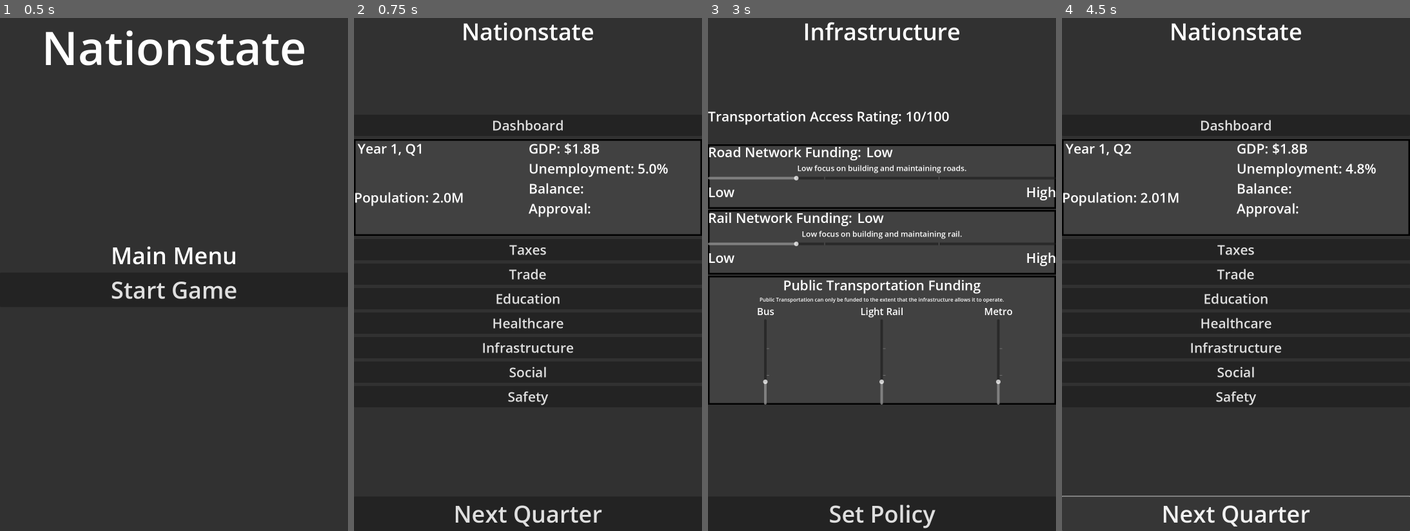
Above: before the commit, frames 1-4 (left to right).
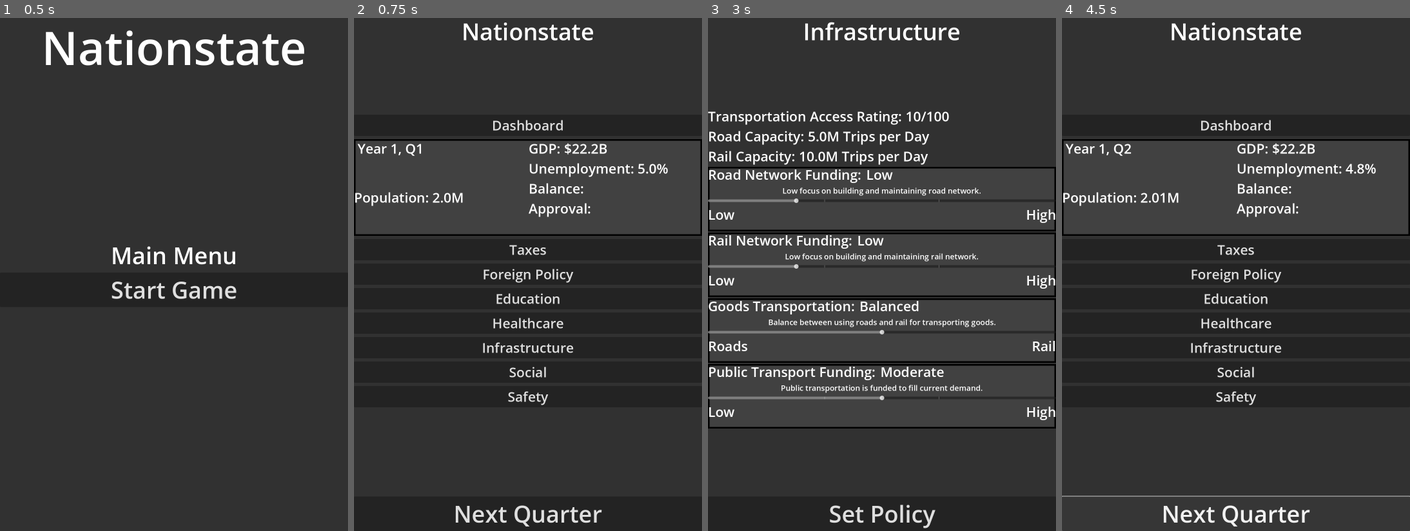
Above: after the commit, the same moments.

Repository: 7dylan7anderson7/Nationstate
Game: Godot game, scene res://scenes/MainMenu.tscn
Two runs of this game, one before a commit and one after it. Both use one fixed random seed, a clock stepped at 60 frames per second and the inputs below.
Inputs:
- Up to frame 1 (0.5 s): no input
- Up to frame 2 (0.75 s): click "Start Game" at 0.5 s
- Up to frame 3 (3 s): click "Trade" (after the commit: "Foreign Policy") at 1.25 s; click "Set Policy" at 2 s; click "Infrastructure" at 2.75 s
- Up to frame 4 (4.5 s): click "Set Policy" at 3.5 s; click "Next Quarter" at 4.25 s

Frame 1 is identical in both runs. In frame 2, 0.4% of the frame differs, in the area x 37-73%, y 24-52%; in frame 3, 13%, in the area x 0-100%, y 21-81%; in frame 4, 0.4%.

Commit message:
Implemented a basic infrastructure system

Diff:
--- a/project/project.godot
+++ b/project/project.godot
@@ -19,6 +19,7 @@
 
 GameState="*res://scripts/GameState.gd"
 EconomySystem="*res://scripts/systems/EconomySystem.gd"
+InfrastructureSystem="*res://scripts/systems/InfrastructureSystem.gd"
 
 [display]
 
--- a/project/scenes/InfrastructureControls.tscn
+++ b/project/scenes/InfrastructureControls.tscn
@@ -18,14 +18,6 @@
 border_width_bottom = 5
 border_color = Color(0, 0, 0, 1)
 
-[sub_resource type="StyleBoxFlat" id="StyleBoxFlat_x378a"]
-bg_color = Color(0.25490198, 0.25490198, 0.25490198, 1)
-border_width_left = 5
-border_width_top = 5
-border_width_right = 5
-border_width_bottom = 5
-border_color = Color(0, 0, 0, 1)
-
 [node name="Control" type="Control"]
 layout_mode = 3
 anchors_preset = 15
@@ -72,9 +64,13 @@
 
 [node name="RoadNetworkLabel" type="Label" parent="VBoxContainer"]
 layout_mode = 2
+theme_override_font_sizes/font_size = 42
+text = "Road Capacity: 5M Trips per Day"
 
 [node name="RailNetworkLabel" type="Label" parent="VBoxContainer"]
 layout_mode = 2
+theme_override_font_sizes/font_size = 42
+text = "Rail Capacity: 10M Trips per Day"
 
 [node name="RoadPanel" type="Panel" parent="VBoxContainer"]
 custom_minimum_size = Vector2(50, 200)
@@ -108,7 +104,7 @@
 [node name="RoadDescriptionLabel" type="Label" parent="VBoxContainer/RoadPanel/VBoxContainer"]
 layout_mode = 2
 theme_override_font_sizes/font_size = 24
-text = "Low focus on building and maintaining roads."
+text = "Low focus on building and maintaining road network."
 horizontal_alignment = 1
 
 [node name="RoadHSlider" type="HSlider" parent="VBoxContainer/RoadPanel/VBoxContainer"]
@@ -167,7 +163,7 @@
 [node name="RailDescriptionLabel" type="Label" parent="VBoxContainer/RailPanel/VBoxContainer2"]
 layout_mode = 2
 theme_override_font_sizes/font_size = 24
-text = "Low focus on building and maintaining rail."
+text = "Low focus on building and maintaining rail network."
 horizontal_alignment = 1
 
 [node name="RailHSlider" type="HSlider" parent="VBoxContainer/RailPanel/VBoxContainer2"]
@@ -194,90 +190,123 @@
 theme_override_font_sizes/font_size = 42
 text = "High"
 
-[node name="TransportationPanel" type="Panel" parent="VBoxContainer"]
-custom_minimum_size = Vector2(50, 400)
-layout_mode = 2
-theme_override_styles/panel = SubResource("StyleBoxFlat_x378a")
-
-[node name="VBoxContainer" type="VBoxContainer" parent="VBoxContainer/TransportationPanel"]
-layout_mode = 1
-anchors_preset = 15
-anchor_right = 1.0
-anchor_bottom = 1.0
-grow_horizontal = 2
-grow_vertical = 2
-
-[node name="PublicTransportationLabel" type="Label" parent="VBoxContainer/TransportationPanel/VBoxContainer"]
-layout_mode = 2
-theme_override_font_sizes/font_size = 42
-text = "Public Transportation Funding"
-horizontal_alignment = 1
-
-[node name="PTDescriptLabel" type="Label" parent="VBoxContainer/TransportationPanel/VBoxContainer"]
-layout_mode = 2
-text = "Public Transportation can only be funded to the extent that the infrastructure allows it to operate."
-horizontal_alignment = 1
-
-[node name="HBoxContainer" type="HBoxContainer" parent="VBoxContainer/TransportationPanel/VBoxContainer"]
-layout_mode = 2
-size_flags_vertical = 3
-
-[node name="BusVBoxContainer" type="VBoxContainer" parent="VBoxContainer/TransportationPanel/VBoxContainer/HBoxContainer"]
+[node name="GoodsPanel" type="Panel" parent="VBoxContainer"]
+custom_minimum_size = Vector2(50, 200)
+layout_mode = 2
+theme_override_styles/panel = SubResource("StyleBoxFlat_7q5ul")
+
+[node name="VBoxContainer2" type="VBoxContainer" parent="VBoxContainer/GoodsPanel"]
+layout_mode = 1
+anchors_preset = 14
+anchor_top = 0.5
+anchor_right = 1.0
+anchor_bottom = 0.5
+offset_top = -105.5
+offset_bottom = 105.5
+grow_horizontal = 2
+grow_vertical = 2
+
+[node name="HBoxContainer2" type="HBoxContainer" parent="VBoxContainer/GoodsPanel/VBoxContainer2"]
+layout_mode = 2
+
+[node name="SelectedGoodsLabel" type="Label" parent="VBoxContainer/GoodsPanel/VBoxContainer2/HBoxContainer2"]
+layout_mode = 2
+theme_override_font_sizes/font_size = 42
+text = "Goods Transportation: "
+
+[node name="GoodsNameLabel" type="Label" parent="VBoxContainer/GoodsPanel/VBoxContainer2/HBoxContainer2"]
+layout_mode = 2
+theme_override_font_sizes/font_size = 42
+text = "Balanced"
+
+[node name="GoodsDescriptionLabel" type="Label" parent="VBoxContainer/GoodsPanel/VBoxContainer2"]
+layout_mode = 2
+theme_override_font_sizes/font_size = 24
+text = "Balance between using roads and rail for transporting goods."
+horizontal_alignment = 1
+
+[node name="GoodsHSlider" type="HSlider" parent="VBoxContainer/GoodsPanel/VBoxContainer2"]
+custom_minimum_size = Vector2(0, 20)
 layout_mode = 2
 size_flags_horizontal = 3
-
-[node name="BusLabel" type="Label" parent="VBoxContainer/TransportationPanel/VBoxContainer/HBoxContainer/BusVBoxContainer"]
-layout_mode = 2
-theme_override_font_sizes/font_size = 30
-text = "Bus"
-horizontal_alignment = 1
-
-[node name="BusVSlider" type="VSlider" parent="VBoxContainer/TransportationPanel/VBoxContainer/HBoxContainer/BusVBoxContainer"]
-custom_minimum_size = Vector2(20, 0)
-layout_mode = 2
-size_flags_horizontal = 4
-size_flags_vertical = 3
+size_flags_vertical = 4
+max_value = 2.0
+value = 1.0
+tick_count = 2
+ticks_position = 3
+
+[node name="HBoxContainer" type="HBoxContainer" parent="VBoxContainer/GoodsPanel/VBoxContainer2"]
+layout_mode = 2
+
+[node name="GoodsPublicLabel" type="Label" parent="VBoxContainer/GoodsPanel/VBoxContainer2/HBoxContainer"]
+layout_mode = 2
+theme_override_font_sizes/font_size = 42
+text = "Roads"
+
+[node name="GoodsPrivateLabel" type="Label" parent="VBoxContainer/GoodsPanel/VBoxContainer2/HBoxContainer"]
+layout_mode = 2
+size_flags_horizontal = 10
+theme_override_font_sizes/font_size = 42
+text = "Rail"
+
+[node name="PublicTransportPanel" type="Panel" parent="VBoxContainer"]
+custom_minimum_size = Vector2(50, 200)
+layout_mode = 2
+theme_override_styles/panel = SubResource("StyleBoxFlat_7q5ul")
+
+[node name="VBoxContainer2" type="VBoxContainer" parent="VBoxContainer/PublicTransportPanel"]
+layout_mode = 1
+anchors_preset = 14
+anchor_top = 0.5
+anchor_right = 1.0
+anchor_bottom = 0.5
+offset_top = -105.5
+offset_bottom = 105.5
+grow_horizontal = 2
+grow_vertical = 2
+
+[node name="HBoxContainer2" type="HBoxContainer" parent="VBoxContainer/PublicTransportPanel/VBoxContainer2"]
+layout_mode = 2
+
+[node name="SelectedPTLabel" type="Label" parent="VBoxContainer/PublicTransportPanel/VBoxContainer2/HBoxContainer2"]
+layout_mode = 2
+theme_override_font_sizes/font_size = 42
+text = "Public Transport Funding: "
+
+[node name="PTNameLabel" type="Label" parent="VBoxContainer/PublicTransportPanel/VBoxContainer2/HBoxContainer2"]
+layout_mode = 2
+theme_override_font_sizes/font_size = 42
+text = "Moderate"
+
+[node name="PTDescriptionLabel" type="Label" parent="VBoxContainer/PublicTransportPanel/VBoxContainer2"]
+layout_mode = 2
+theme_override_font_sizes/font_size = 24
+text = "Public transportation is funded to fill current demand."
+horizontal_alignment = 1
+
+[node name="PTHSlider" type="HSlider" parent="VBoxContainer/PublicTransportPanel/VBoxContainer2"]
+custom_minimum_size = Vector2(0, 20)
+layout_mode = 2
+size_flags_horizontal = 3
+size_flags_vertical = 4
 max_value = 4.0
-value = 1.0
+value = 2.0
 tick_count = 4
-
-[node name="LightrailVBoxContainer" type="VBoxContainer" parent="VBoxContainer/TransportationPanel/VBoxContainer/HBoxContainer"]
-layout_mode = 2
-size_flags_horizontal = 3
-
-[node name="LightrailLabel" type="Label" parent="VBoxContainer/TransportationPanel/VBoxContainer/HBoxContainer/LightrailVBoxContainer"]
-layout_mode = 2
-theme_override_font_sizes/font_size = 30
-text = "Light Rail"
-horizontal_alignment = 1
-
-[node name="LightrailVSlider" type="VSlider" parent="VBoxContainer/TransportationPanel/VBoxContainer/HBoxContainer/LightrailVBoxContainer"]
-custom_minimum_size = Vector2(20, 0)
-layout_mode = 2
-size_flags_horizontal = 4
-size_flags_vertical = 3
-max_value = 4.0
-value = 1.0
-tick_count = 4
-
-[node name="MetroVBoxContainer" type="VBoxContainer" parent="VBoxContainer/TransportationPanel/VBoxContainer/HBoxContainer"]
-layout_mode = 2
-size_flags_horizontal = 3
-
-[node name="MetroLabel" type="Label" parent="VBoxContainer/TransportationPanel/VBoxContainer/HBoxContainer/MetroVBoxContainer"]
-layout_mode = 2
-theme_override_font_sizes/font_size = 30
-text = "Metro"
-horizontal_alignment = 1
-
-[node name="MetroVSlider" type="VSlider" parent="VBoxContainer/TransportationPanel/VBoxContainer/HBoxContainer/MetroVBoxContainer"]
-custom_minimum_size = Vector2(20, 0)
-layout_mode = 2
-size_flags_horizontal = 4
-size_flags_vertical = 3
-max_value = 4.0
-value = 1.0
-tick_count = 4
+ticks_position = 3
+
+[node name="HBoxContainer" type="HBoxContainer" parent="VBoxContainer/PublicTransportPanel/VBoxContainer2"]
+layout_mode = 2
+
+[node name="PTLowLabel" type="Label" parent="VBoxContainer/PublicTransportPanel/VBoxContainer2/HBoxContainer"]
+layout_mode = 2
+theme_override_font_sizes/font_size = 42
+text = "Low"
+
+[node name="PTHighLabel" type="Label" parent="VBoxContainer/PublicTransportPanel/VBoxContainer2/HBoxContainer"]
+layout_mode = 2
+size_flags_horizontal = 10
+theme_override_font_sizes/font_size = 42
+text = "High"
 
 [node name="SetInfrastructurePolicyButton" type="Button" parent="."]
 layout_mode = 1
@@ -291,4 +320,8 @@
 theme_override_font_sizes/font_size = 72
 text = "Set Policy"
 
+[connection signal="value_changed" from="VBoxContainer/RoadPanel/VBoxContainer/RoadHSlider" to="." method="_on_road_h_slider_value_changed"]
+[connection signal="value_changed" from="VBoxContainer/RailPanel/VBoxContainer2/RailHSlider" to="." method="_on_rail_h_slider_value_changed"]
+[connection signal="value_changed" from="VBoxContainer/GoodsPanel/VBoxContainer2/GoodsHSlider" to="." method="_on_goods_h_slider_value_changed"]
+[connection signal="value_changed" from="VBoxContainer/PublicTransportPanel/VBoxContainer2/PTHSlider" to="." method="_on_pth_slider_value_changed"]
 [connection signal="pressed" from="SetInfrastructurePolicyButton" to="." method="_on_set_infrastructure_policy_button_pressed"]
--- a/project/scenes/Main.tscn
+++ b/project/scenes/Main.tscn
@@ -125,7 +125,7 @@
 layout_mode = 2
 size_flags_horizontal = 3
 theme_override_font_sizes/font_size = 42
-text = "Trade"
+text = "Foreign Policy"
 
 [node name="EducationButton" type="Button" parent="VBoxContainer"]
 layout_mode = 2
--- a/project/scripts/GameState.gd
+++ b/project/scripts/GameState.gd
@@ -23,6 +23,16 @@
 var insurance_policy
 var research_policy
 
+#Variables to hold infrastructure policy options
+var road_policy_index = 1
+var rail_policy_index = 1
+var goods_policy_index = 1
+var pt_policy_index = 2
+var road_policy
+var rail_policy
+var goods_policy
+var pt_policy
+
 func next_quarter():
 	quarter += 1
 	if quarter > 4:
--- a/project/scripts/InfrastructureControls.gd
+++ b/project/scripts/InfrastructureControls.gd
@@ -1,12 +1,185 @@
 extends Control
 
+#Road funding node variables
+@onready var road_slider: HSlider = $VBoxContainer/RoadPanel/VBoxContainer/RoadHSlider
+@onready var road_description_label: Label = $VBoxContainer/RoadPanel/VBoxContainer/RoadDescriptionLabel
+@onready var road_name_label: Label = $VBoxContainer/RoadPanel/VBoxContainer/HBoxContainer2/RoadNameLabel
+@onready var road_network_label: Label = $VBoxContainer/RoadNetworkLabel
+
+#Rail funding node variables
+@onready var rail_slider: HSlider = $VBoxContainer/RailPanel/VBoxContainer2/RailHSlider
+@onready var rail_description_label: Label = $VBoxContainer/RailPanel/VBoxContainer2/RailDescriptionLabel
+@onready var rail_name_label: Label = $VBoxContainer/RailPanel/VBoxContainer2/HBoxContainer2/RailNameLabel
+@onready var rail_network_label: Label = $VBoxContainer/RailNetworkLabel
+
+#Goods transportation preferrence node variables
+@onready var goods_slider: HSlider = $VBoxContainer/GoodsPanel/VBoxContainer2/GoodsHSlider
+@onready var goods_description_label: Label = $VBoxContainer/GoodsPanel/VBoxContainer2/GoodsDescriptionLabel
+@onready var goods_name_label: Label = $VBoxContainer/GoodsPanel/VBoxContainer2/HBoxContainer2/GoodsNameLabel
+
+#Public transportation funding node variables
+@onready var pt_slider: HSlider = $VBoxContainer/PublicTransportPanel/VBoxContainer2/PTHSlider
+@onready var pt_description_label: Label = $VBoxContainer/PublicTransportPanel/VBoxContainer2/PTDescriptionLabel
+@onready var pt_name_label: Label = $VBoxContainer/PublicTransportPanel/VBoxContainer2/HBoxContainer2/PTNameLabel
+
+#Dictionary for road funding policies
+const RoadPolicies = [
+	{
+		"name": "Minimal",
+		"description": "Minimal funding for expanding and maintaining road network.",
+	},
+	{
+		"name": "Low",
+		"description": "Low focus on building and maintaining road network.",
+	},
+	{
+		"name": "Moderate",
+		"description": "Moderate focus on building and maintaining road network.",
+	},
+	{
+		"name": "High",
+		"description": "High focus on building and maintaing road network",
+	},
+	{
+		"name": "Maximum",
+		"description": "Maximum funding for expanding and maintaining road network.",
+	}
+]
+
+#Dictionary for rail funding policies
+const RailPolicies = [
+	{
+		"name": "Minimal",
+		"description": "Minimal funding for expanding and maintaining rail network.",
+	},
+	{
+		"name": "Low",
+		"description": "Low focus on building and maintaining rail network.",
+	},
+	{
+		"name": "Moderate",
+		"description": "Moderate focus on building and maintaining rail network.",
+	},
+	{
+		"name": "High",
+		"description": "High focus on building and maintaing rail network",
+	},
+	{
+		"name": "Maximum",
+		"description": "Maximum funding for expanding and maintaining rail network.",
+	}
+]
+
+const GoodsPolicies = [
+	{
+		"name": "Prefer Roads",
+		"description": "Prefer using road network for goods transportation.",
+	},
+	{
+		"name": "Balanced",
+		"description": "Balance between using roads and rail for transporting goods.",
+	},
+	{
+		"name": "Prefer Rail",
+		"description": "Prefer using rail network for goods transportation.",
+	}
+]
+
+#Dictionary for public transportation funding policies
+const PTPolicies = [
+	{
+		"name": "Minimal",
+		"description": "Public transportation is not available.",
+	},
+	{
+		"name": "Low",
+		"description": "Funding is low and only provides essential services.",
+	},
+	{
+		"name": "Moderate",
+		"description": "Public transportation is funded to fill current demand.",
+	},
+	{
+		"name": "High",
+		"description": "Funding is slightly above demand improving system usability.",
+	},
+	{
+		"name": "Maximum",
+		"description": "Public transportation is funded to extent that infrastructure allows.",
+	}
+]
+
+#Function for updating road funding policy
+func update_road(value: int):
+	var roadpolicy = RoadPolicies[value]
+	road_description_label.text = roadpolicy["description"]
+	road_name_label.text = roadpolicy["name"]
+	GameState.road_policy_index = value
+	GameState.road_policy = roadpolicy
+	InfrastructureSystem.road_funding = value
+	road_slider.value = value
+	road_network_label.text = "Road Capacity: %sM Trips per Day" % [snapped(InfrastructureSystem.road_network, 0.1)]
+
+#Function for updating rail funding policy
+func update_rail(value: int):
+	var railpolicy = RailPolicies[value]
+	rail_description_label.text = railpolicy["description"]
+	rail_name_label.text = railpolicy["name"]
+	GameState.rail_policy_index = value
+	GameState.rail_policy = railpolicy
+	InfrastructureSystem.rail_funding = value
+	rail_slider.value = value
+	rail_network_label.text = "Rail Capacity: %sM Trips per Day" % [snapped(InfrastructureSystem.rail_network, 0.1)]
+
+#Function for updating goods transportation preferrence policy
+func update_goods(value: int):
+	var goodspolicy = GoodsPolicies[value]
+	goods_description_label.text = goodspolicy["description"]
+	goods_name_label.text = goodspolicy["name"]
+	GameState.goods_policy_index = value
+	GameState.goods_policy = goodspolicy
+	#Set goods transportation variables in Infrastrucutre System
+	if value == 0:
+		InfrastructureSystem.prefer_roads = true
+		InfrastructureSystem.prefer_balanced = false
+		InfrastructureSystem.prefer_rail = false
+	elif value == 1:
+		InfrastructureSystem.prefer_roads = false
+		InfrastructureSystem.prefer_balanced = true
+		InfrastructureSystem.prefer_rail = false
+	else:
+		InfrastructureSystem.prefer_roads = false
+		InfrastructureSystem.prefer_balanced = false
+		InfrastructureSystem.prefer_rail = true
+	goods_slider.value = value
+
+func update_pt(value: int):
+	var ptpolicy = PTPolicies[value]
+	pt_description_label.text = ptpolicy["description"]
+	pt_name_label.text = ptpolicy["name"]
+	GameState.pt_policy_index = value
+	GameState.pt_policy = ptpolicy
+	InfrastructureSystem.pt_funding = value
+	pt_slider.value = value
+
+func _on_road_h_slider_value_changed(value: float) -> void:
+	update_road(value)
+
+func _on_rail_h_slider_value_changed(value: float) -> void:
+	update_rail(value)
+
+func _on_goods_h_slider_value_changed(value: float) -> void:
+	update_goods(value)
+
+func _on_pth_slider_value_changed(value: float) -> void:
+	update_pt(value)
 
 # Called when the node enters the scene tree for the first time.
 func _ready() -> void:
-	pass # Replace with function body.
-
-
-
+	update_road(GameState.road_policy_index)
+	update_rail(GameState.rail_policy_index)
+	update_goods(GameState.goods_policy_index)
+	update_pt(GameState.pt_policy_index)
 
 func _on_set_infrastructure_policy_button_pressed() -> void:
 	get_tree().change_scene_to_file("res://scenes/Main.tscn")
--- a/project/scripts/Main.gd
+++ b/project/scripts/Main.gd
@@ -17,10 +17,10 @@
 	population_label.text = "Population: %sM" % [snapped(EconomySystem.population, 0.01)]
 	unemployment_label.text = "Unemployment: %s%%" % [snapped(EconomySystem.flux_unemployment, 0.1)]
 
-
 func _on_next_quarter_button_pressed() -> void:
 	GameState.next_quarter()
 	EconomySystem.update_economy()
+	InfrastructureSystem.update_infrastructure()
 	update_labels()
 
 #Functionality for Trade button
--- a/project/scripts/systems/EconomySystem.gd
+++ b/project/scripts/systems/EconomySystem.gd
@@ -4,9 +4,10 @@
 var RNG = RandomNumberGenerator.new()
 
 #GDP variable declarations
-var domestic_GDP: float = 1.5 #Domestic GDP in billions of dollars
+var domestic_GDP: float = 18.5 #Domestic GDP in billions of dollars
 var trade_GDP: float #GDP from trade determined using the trade modifier
 var total_GDP: float #In billions of dollars
+var percapita_GDP: float
 
 #Variable declarations with values for game start
 var population: float = 2 #In millions of people
@@ -14,9 +15,7 @@
 var flux_unemployment = unemployment #Used to simulate slight fluxuations in unemployment from baseline every quarter
 var literacy: float = 40 #In percentage points
 var SOL: int = 30 #Standard of living rating on a scale of 1-100
-var transport_access: float = 10 #Transportation access rating on a scale of 1-100
 var class_dict = {"working": 90, "middle": 0, "elite": 10} #Dictionary of percentage of population in each class
-var urban_dict = {"urban": 40, "suburban": 10, "rural": 50} #Dictionary of percentage of urban population
 
 #Modifier variables set as defaults that are affected by political decisions
 var inflation: float = .02 #Inflation percentage as a multiplier
@@ -56,6 +55,9 @@
 	trade_GDP = (domestic_GDP * trade)
 	total_GDP = domestic_GDP + trade_GDP
 
+func calcualte_percapita_GDP():
+	percapita_GDP = total_GDP / population #In Thousands of dollars per citizen
+
 func inflict_inflation():
 	domestic_GDP = domestic_GDP + (domestic_GDP * (inflation/4))
 
@@ -65,4 +67,5 @@
 	modify_literacy()
 	calculate_employment()
 	calculate_GDP()
+	calcualte_percapita_GDP()
 	inflict_inflation()
--- /dev/null
+++ b/project/scripts/systems/InfrastructureSystem.gd
@@ -0,0 +1,104 @@
+extends Node
+
+#Infrastructure variable declarations
+var infra_gdp_modifier: float = 1 #GDP modifier based on infrastructure
+var urban_dict = {"urban": 90, "suburban": 10} #Dictionary of percentage of urban population in cities
+var transport_access: float = 10 #Transportation access rating on a scale of 1-100
+var citizen_transport_demand: float = 10 #Transportation demand for citizens in millions of trips per day
+var goods_transport_demand: float = 10 #Transportation demand for goods in millions of trips per day
+
+#Network variables
+var road_funding: float = 1 #Road funding level on a scale of 0-4
+var road_network: float = 5 #Road network rating in millions of trips it can handle per day
+var road_usage: float = 50 #Road network usage as a percentage
+var rail_funding: float = 1 #Rail funding level on a scale of 0-4
+var rail_network: float = 10 #Rail network rating in millions of trips it can handle per day
+var rail_usage: float = 95 #Rail network usage as a percentage
+
+#Citizen transportation variables
+var pt_funding: float = 2
+
+#Goods transportation variables
+var prefer_balanced: bool = true #Transportation is decided based on availablility
+var prefer_roads: bool = false #Roads are preferred for goods transportation
+var prefer_rail: bool = false #Rail is preferred for goods transportation
+
+#Calculates citizen and goods transportation demand based on wealth and population
+#Demand is stored in millions of trips per day
+func calculate_transport_demand():
+	#Citizen transport demand is equalivalent to 4 trips per day per citizen scaled based on GDP per capita
+	citizen_transport_demand = 4* (EconomySystem.population) * ((EconomySystem.percapita_GDP)/10)
+	#Goods transport demand is equalivalent to 2 goods deliveries per day per citizen scaled based on GDP per capita
+	goods_transport_demand = 2 * (EconomySystem.population) * ((EconomySystem.percapita_GDP)/10)
+
+#Function calculates road network capacity
+func calculate_road_network():
+	if road_funding == 0:
+		if road_network > 0:
+			road_network = road_network - (0.15 * (road_network/5)) #Infrastructure loss over time scaled to infrastructure size
+		else:
+			road_network = 0
+	elif road_funding == 1:
+		if road_network > 0:
+			road_network = road_network - (0.05 * (road_network/5)) #Slow infrastructure loss over time scaled to infrastructure size
+		else:
+			road_network = 0
+	elif rail_funding == 2:
+		road_network = road_network + (0.05 * (EconomySystem.percapita_GDP / 10)) #Develops infrastructure over time scaled to wealth
+	elif road_funding == 3:
+		road_network = road_network + (0.1 * (EconomySystem.percapita_GDP / 10))
+	else:
+		road_network = road_network + (0.15 * (EconomySystem.percapita_GDP / 10))
+
+#Function calculates road trips and road network usage
+func calculate_road_usage():
+	pass
+
+#Function calculates rail network capacity
+#Rail infrastructure is lesss expensive to build and maintain than road infrastrucutre leading to slower decay and faster development
+func calculate_rail_network():
+	if rail_funding == 0:
+		if rail_network > 0:
+			rail_network = rail_network - (0.1 * (rail_network/10)) #Infrastructure loss over time scaled to infrastructure size
+		else:
+			rail_network = 0
+	elif rail_funding == 1:
+		if rail_network > 0:
+			rail_network = rail_network - (0.01 * (rail_network/10)) #Slow infrastructure loss over time scaled to infrastructure size
+		else:
+			rail_network = 0
+	elif rail_funding == 2:
+		rail_network = rail_network + (0.1 * (EconomySystem.percapita_GDP / 10)) #Develops infrastructure over time scaled to wealth
+	elif rail_funding == 3:
+		rail_network = rail_network + (0.2 * (EconomySystem.percapita_GDP / 10))
+	else:
+		rail_network = rail_network + (0.3 * (EconomySystem.percapita_GDP / 10))
+
+#Function calculates rail trips and rail network usage
+func calculate_rail_usage():
+	pass
+
+#Function adjusts urbanization levels within cities
+#Urbanization is dependent on road network, rail network, and public transportation
+func modify_urbanization():
+	pass
+
+#Function calculates transportation access
+#Takes into account goods and citizen transportation
+func calculate_tranport_access():
+	pass
+
+#Function calculates infrastructure affect on GDP
+func calculate_gdp_modifier():
+	pass
+
+#Function called every quarter to run the infrastructure system simulation
+func update_infrastructure():
+	calculate_transport_demand()
+	calculate_road_network()
+	calculate_road_usage()
+	calculate_rail_network()
+	calculate_rail_usage()
+	modify_urbanization()
+	calculate_tranport_access()
+	calculate_gdp_modifier()
Not shown: 1 places in project/scenes/InfrastructureControls.tscn that only renumber resources
Not shown, added: project/scripts/systems/InfrastructureSystem.gd.uid
